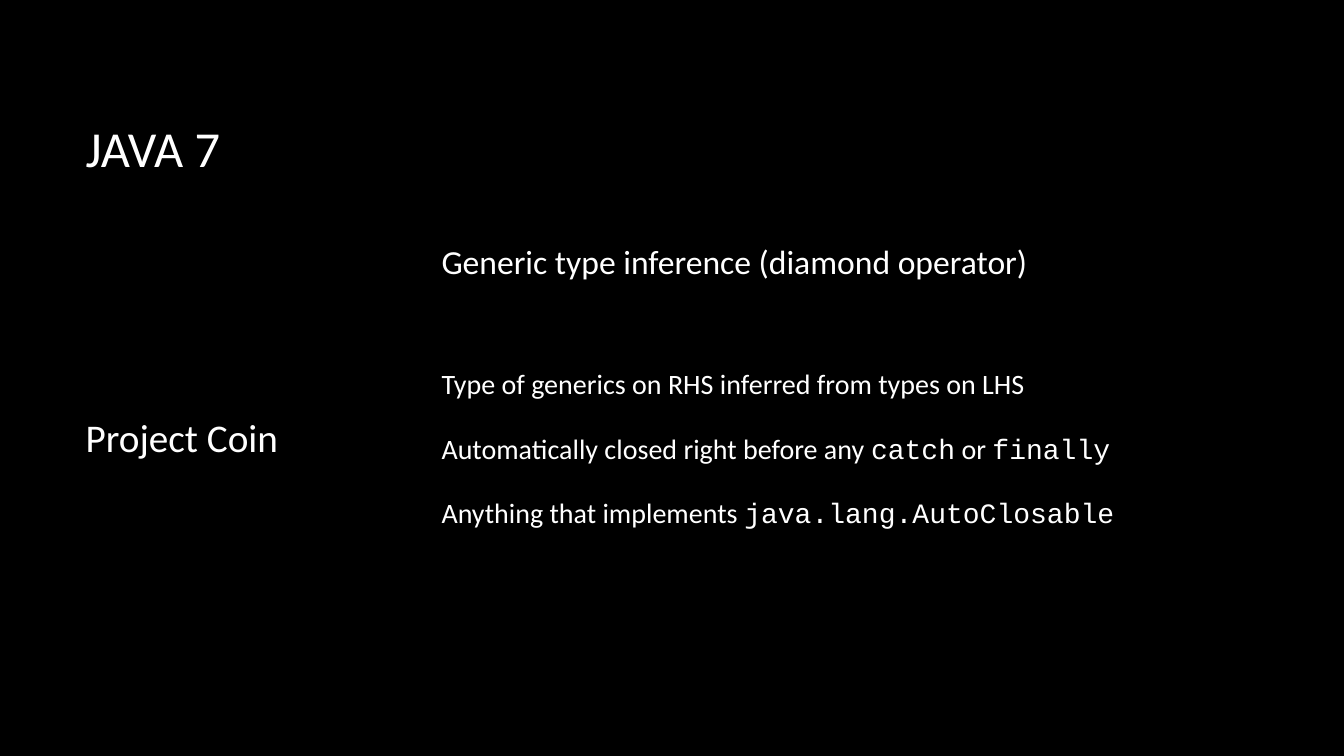
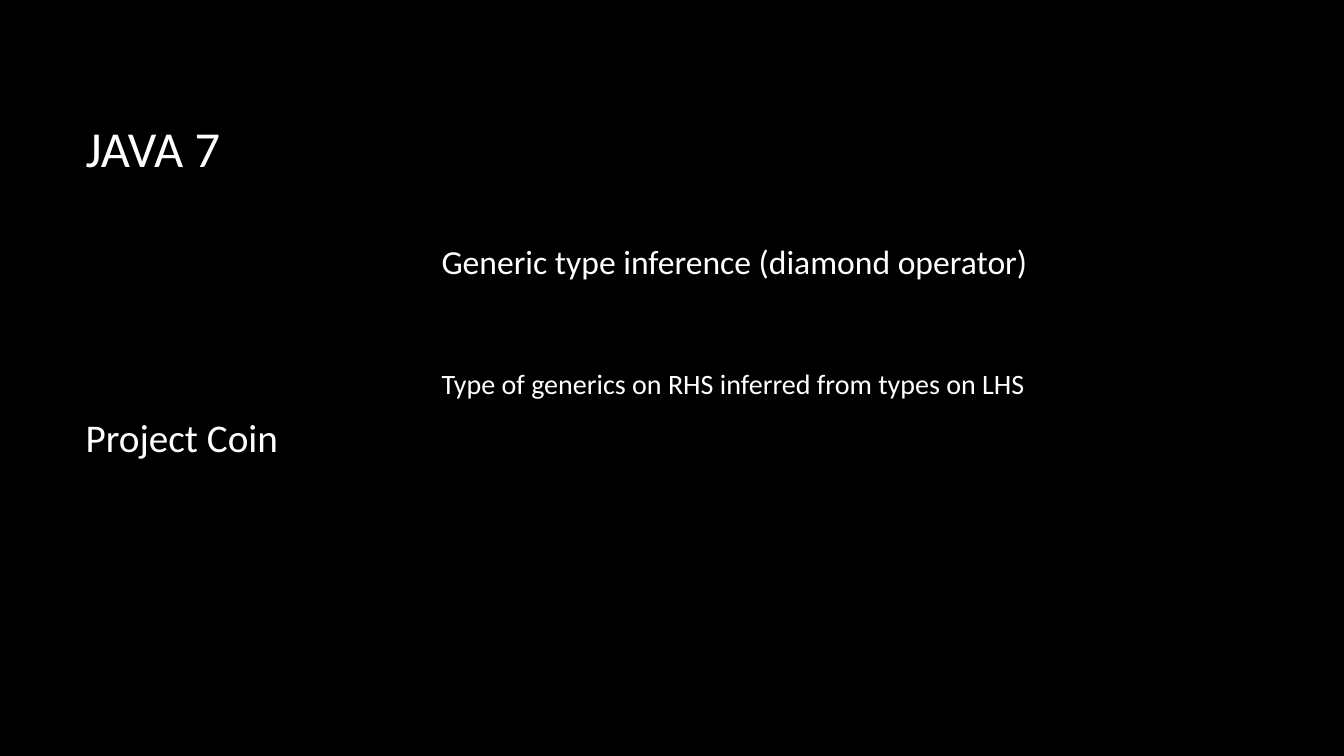
Before and after one commit to macdaddyaz/modern-java, a slide deck: slide 16 of Java 7 and 8.pptx. Drawn at 1344x756 pixels with LibreOffice and Linux fonts; fonts in the diff are those of the drawing; background and template pictures are left out. Boxes give left, top, right and bottom in pixels: in the first picture for what was removed or moved away, otherwise in the second. Text is boxed around its words. In the diff, an @@ line names an element or a change of style, - is before the commit and + after.

Commit message:
Presentation: Fixed copy/paste error

```diff
--- a/Java 7 and 8.pptx
+++ b/Java 7 and 8.pptx
@@ text at [442,439,1114,529]: paragraphs removed @@
-Automatically closed right before any catch or finally
-Anything that implements java.lang.AutoClosable
```
